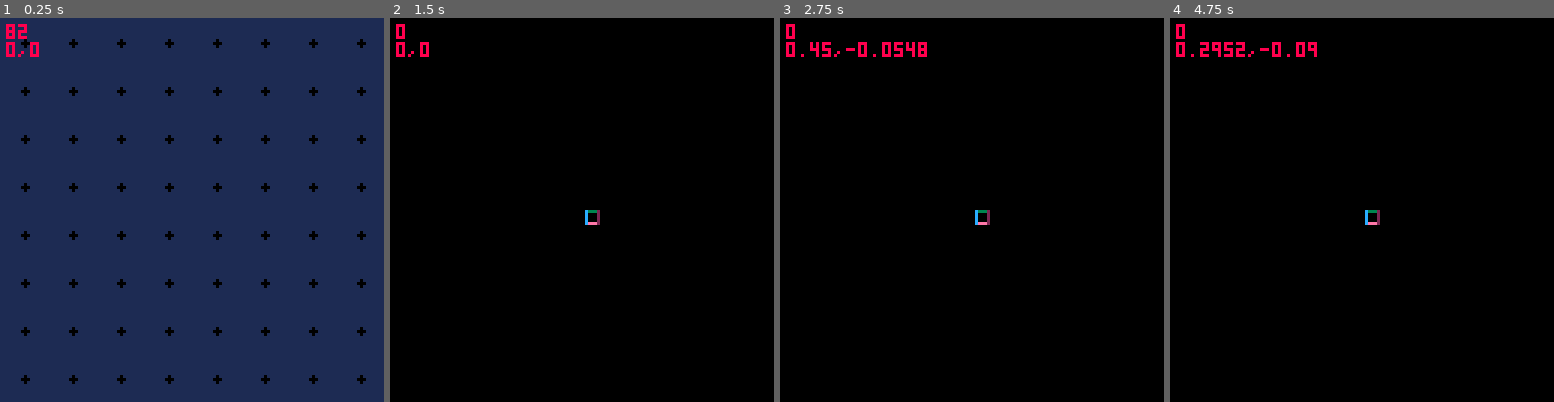
Above: before the commit, frames 1-4 (left to right).
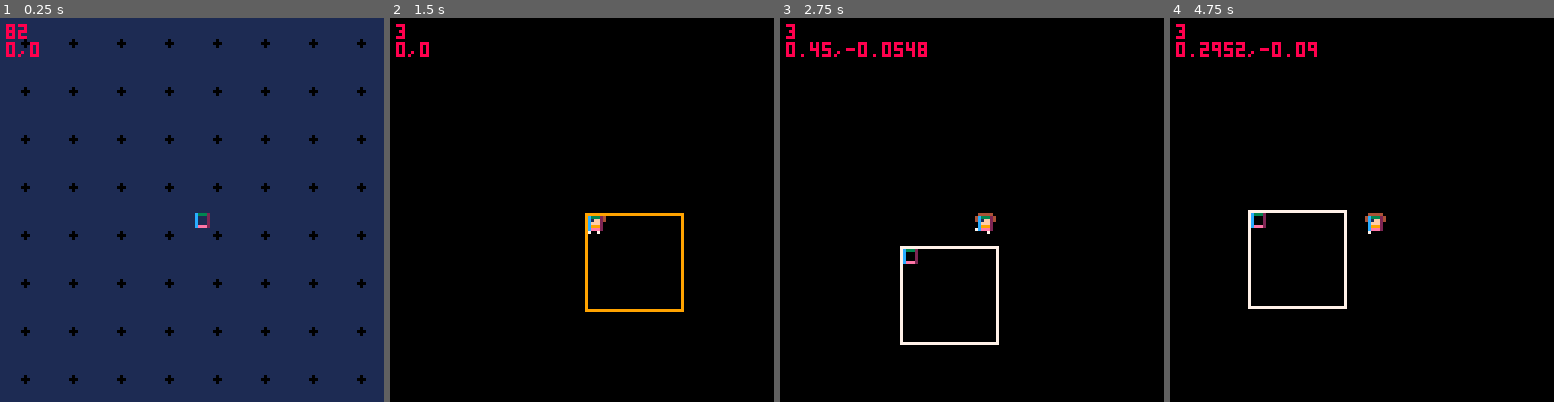
Above: after the commit, the same moments.

Repository: Zerk4112/cutemup
Game: PICO-8 cartridge cutemup.p8
Two runs of this game, one before a commit and one after it. Both use one fixed random seed, a clock stepped at 60 frames per second and the inputs below.
Inputs:
- Up to frame 1 (0.25 s): no input
- Up to frame 2 (1.5 s): tap X (X key) at 0.33, 1.07 s; tap O (Z key) at 0.7 s
- Up to frame 3 (2.75 s): hold Right 1.6-2.1 s; tap O (Z key) at 1.7, 2.1, 2.5 s; tap X (X key) at 1.85 s; hold Up 2.15-2.42 s; hold Right from 2.47 s (still down)
- Up to frame 4 (4.75 s): tap O (Z key) every 0.4 s from 2.9 to 4.5 s; tap X (X key) at 2.97, 4.08 s; release Right at 3.03 s; hold Left 3.08-3.58 s; hold Down 3.63-3.97 s; hold Right 4.02-4.68 s; hold Up from 4.73 s (still down)

The runs differ from the first frame. In frame 1, 0.1% of the frame differs, in the area x 50-55%, y 50-55%; in frame 2, 1.0%; in frame 3, 1.2%, in the area x 1-58%, y 2-86%; in frame 4, 1.2%.

Commit message:
Thing Finish Simple Animation Functions Stuff I created simple animation coroutines to display sprite tables List - Modicum of Effort - Defined a system to use tables containing sprite sheet index's to flip through. The speed of the animation is defined within the entity table, and the animation can be swapped out within update or behavior routines. Notes - This isn't fully finished, i suspect i'll need to update it as i work.

Diff:
--- a/cutemup.p8
+++ b/cutemup.p8
@@ -7,6 +7,7 @@
 -- game loop
 
 function _init()
+	mchunks = {}
 	printh('~~~~~~~~PROG INIT~~~~~~')
 	menuitem(1,"Toggle Player 2", function() local p2=players[2] p2.pos.x = players[1].pos.x p2.pos.y = players[1].pos.y p2.act=not p2.act end)
 	init_scenes()
@@ -36,21 +37,13 @@
 
 function _draw()
     cls()
+	manage_routines(aroutines)
 	if (current_scene~=nil and current_scene.draw~=nil) current_scene:draw()
-	manage_routines(aroutines)
-	if (_cls) cls(1)
+
 	print(#aroutines,camx+2,camy+2,8)
 	-- print(#players..' players: ')
 	print(players[1].mot.dx..","..players[1].mot.dy)
 
-	-- if (testent~=nil) print(costatus(testent.behavior))
-	-- if midx~=nil then
-	-- 	print("midx: "..midx.." - midy: "..midy)
-	-- 	print("camx: "..camx.." - camy: "..camy)
-	-- end
-	-- for p in all(players) do
-	-- 	print(p.pid..' - '..ceil(p.pos.x)..'/'..ceil(p.pos.y).."#"..p.mot.dx.."/"..p.mot.dy.." : "..tostr(p.act))
-	-- end
 end
 
 -->8
@@ -58,9 +51,19 @@
 
 function init_players()
 	players={}
+	prun = {210,211,212,213}
+	pstand = {207}
 	for i=0,1 do
-		local p = create_ent("웃", i)
-		p.coll_box = cmpnt_new_coll_box(1, 0, 4, 4, player_collide)
+		local p = create_ent(prun, i)
+		p.coll_box = cmpnt_new_coll_box(2, 2, 4, 4, player_collide)
+		p.logic = create_timer(function()
+			if p.mot.dx<-0.1 or p.mot.dy < -0.1 or p.mot.dx > 0.1 or p.mot.dy > 0.1 then
+				p.sprtab = prun
+			else
+				p.sprtab = pstand
+			end
+		end,1,true)
+		add(routines, p.logic)
 		add(players, p)
 	end
 end
@@ -135,7 +138,7 @@
 end
 
 function create_testent(_x,_y)
-	local p = create_ent("!", ents, {
+	local p = create_ent({207}, ents, {
 		x=_x, --x
 		y=_y, --y,
 		w=6,
@@ -250,12 +253,16 @@
 	-- ent.mot.dy*=(ent.mot.a)
 end
 
-function create_ent(_char, _pid, _pos, _mot, _coll_box)
+function create_ent(_sprtab, _pid, _pos, _mot, _coll_box,_pal)
 	local e={
 		pid=_pid or 2,
 		header="",
-		char=_char or "モ",
-		col=7,
+		sprtab=_sprtab or {240},
+		prev_tab = {},
+		animdelay = 5,
+		animwobble = false,
+		sprflip = false,
+		pal=_pal or {},
 		act=true,
 		pos = _pos or {
 			x=36, --x
@@ -275,7 +282,8 @@
 
 	}
 	e.mot.oa=e.mot.a
-
+	e.draw_rig = ent_drawing_rig(e)
+	add(aroutines, e.draw_rig)
 	add(entities, e)
 	return e
 end
@@ -482,9 +490,69 @@
 
 function yields(n) for i=1,n do yield() end end
 
-
 -->8
 -- entity functions
+function ent_drawing_rig(e)
+	local animi = 1
+	local animpos = true
+	e.prev_tab = e.sprtab
+	local rig = create_timer(function()
+		local gsp = function()
+			local newi = animi
+			local negchk = newi-1<1
+			local poschk = newi+1>#e.sprtab
+			if animpos then
+				if poschk then
+					if not e.animwobble then
+						newi=1
+					else
+						animpos = false
+						if (not negchk) newi-=1
+					end
+				else
+					newi += 1
+				end
+
+			else
+				if negchk then
+					animpos=true
+					if (not poschk) newi+=1
+				else
+					newi -=1
+				end
+			end
+			animi=newi
+		end
+		gsp()
+
+		if (e.act) draw_entity(e,animi)
+
+		if (e.prev_tab ~= e.sprtab) animi=1 animpos=true
+
+	end,1,true)
+	return rig
+end
+
+function draw_entity(e,i)
+	local ds = function()
+		spr(e.sprtab[i],e.pos.x, e.pos.y,1,1, e.sprflip)
+	end
+	if e.mot.dx<-0.01 then
+		e.sprflip = true
+	elseif e.mot.dx>0.01 then
+		e.sprflip=false
+	end
+	if e.animdelay > 0 then
+		for d=1, e.animdelay do
+			ds()
+			yield()
+			if (e.sprtab ~= e.prev_tab) i=1
+			ds()
+		end
+	else
+		ds()
+	end
+end
 
 function move_entity(p)
 	p.context_show=false
@@ -627,26 +695,86 @@
 
 -->8
 -- stage1 functions
+function init_mapper()
+	ments = {}
+	local main = {
+
+		pos = {
+			x = camx+64,
+			y = camy+64,
+		},
+		w=4,
+		h=4,
+		id=1,
+		color = 7,
+
+		coll_check = function(s)
+			-- printh('checking mapper collision')
+			for p in all(players) do
+				if p.act then
+					-- printh('player is acting')
+					-- printh(simple_coll_check(p.coll_box, s.coll_box))
+					if simple_coll_check(p.coll_box, s.coll_box) then
+						s.coll_box:coll_callback(s)
+						-- printh('mapper is touching player')
+					else
+						s.color = 7
+					end
+				end
+			end
+		end
+	}
+	main.coll_box = cmpnt_new_coll_box(0, 0, 4*8, 4*8, function()
+		main.color=9
+		-- printh('set color to 9')
+	end)
+	local helper = {
+		pos = {
+			x = camx+64,
+			y = camy+64,
+		},
+		w=1,
+		h=1,
+		id=2
+	}
+
+	add(ments, main)
+	mdraw = create_timer(draw_stage_map,1,true)
+	mupdate = create_timer(update_stage_map,1,true)
+	add(aroutines, mdraw)
+	add(routines, mupdate)
+end
+
+function update_stage_map()
+	for m in all(ments) do
+		sys_ent__update_coll(m)
+		m:coll_check()
+	end
+end
+
+function draw_stage_map()
+	for m in all(ments) do
+		rect(m.pos.x, m.pos.y, m.pos.x+(m.w*8),m.pos.y+(m.h*8), m.color)
+		-- sys_ent__draw_coll(m.coll_box)
+	end
+end
 
 function init_stage1()
+	mchunks = {}
 	music(0)
 	for i=1, max_ents do
 		create_testent(rnd(128), rnd(128))
 	end
+	init_players()
 	players[2].act=false
+	init_mapper()
 end
 
 function draw_stage1()
 	map(0,0,0,0,32,32)
 	circfill(127,127,3,3)
-	-- foreach(players, function(p)
-	-- 	if (p.act) print(p.header..p.char,p.pos.x,p.pos.y, p.col)
-	-- end)
 	for i, p in pairs(entities) do
-		if p.act then
-			-- print(p.header..p.char,p.pos.x,p.pos.y, p.col)
-			sys_ent__draw_coll(p)
-		end
+		if (p.act)sys_ent__draw_coll(p.coll_box)
 	end
 end
 
@@ -676,8 +804,8 @@
 		midx=(p1.pos.x-64)
 		midy=(p1.pos.y-64)
 	elseif p1.act and p2.act then
-		midx = p1x+(cos(pa)*pd/2)-60
-		midy = p1y+(sin(pa)*pd/2)-60
+		midx = p1x+(cos(pa)*pd/2)-62.5
+		midy = p1y+(sin(pa)*pd/2)-62.5
 	else
 		camera()
 	end
@@ -769,6 +897,15 @@
 	coll_box.cx_l<=x) and
 	(coll_box.cy_b>=y and
 	coll_box.cy_t<=y)
+end
+
+function simple_coll_check(cb1, cb2)
+	local touching = (cb1.cx_r>=cb2.cx_l and
+	cb1.cx_l<=cb2.cx_r) and
+	(cb1.cy_b>=cb2.cy_t and
+	cb1.cy_t<=cb2.cy_b)
+	-- printh('simple_coll_check: '..tostr(touching))
+	return touching
 end
 
 function sys_ent__coll_check(e)
@@ -793,17 +930,17 @@
     return collide
 end
 
-function sys_ent__draw_coll(e)
+function sys_ent__draw_coll(coll_box)
     -- top
-    line(e.coll_box.cx_l,e.coll_box.cy_t,e.coll_box.cx_r,e.coll_box.cy_t,3)
+    line(coll_box.cx_l,coll_box.cy_t,coll_box.cx_r,coll_box.cy_t,3)
     --bottom
-    line(e.coll_box.cx_l,e.coll_box.cy_b,e.coll_box.cx_r,e.coll_box.cy_b,14)
+    line(coll_box.cx_l,coll_box.cy_b,coll_box.cx_r,coll_box.cy_b,14)
 
     --left
-    line(e.coll_box.cx_l,e.coll_box.cy_t,e.coll_box.cx_l,e.coll_box.cy_b,12)
+    line(coll_box.cx_l,coll_box.cy_t,coll_box.cx_l,coll_box.cy_b,12)
 
     --right
-    line(e.coll_box.cx_r,e.coll_box.cy_t,e.coll_box.cx_r,e.coll_box.cy_b,2)
+    line(coll_box.cx_r,coll_box.cy_t,coll_box.cx_r,coll_box.cy_b,2)
 
 end
 
@@ -1220,5 +1357,5 @@
 
 
 __gff__
-0000000000000000000000000000000000000000000000000101010000000000000001000000000000000000000000000000000000000100000000000000000000000000000000000000000000000000000000000000000001010100000000000000010000000000000000000000000000000000000000000000000000000000
-0000000000000000000000000000000000000000000000000000000000000000000000000000000000000000000000000000000000000000000000000000000000000000000000000000000000000000000000000000000000000000000000000000000000000000000000000000000000000000000000000000000000000000
+0000000000000000000000000000000000000000000000000101010000000000000001000000000000000000000000000000000000000100000000000000000000000000000000000000000000000000000000000000000000000000000000000000010000000000000000000000000000000000010101000000000000000000
+0000000000000000000000000000000000000000000000000000000000000000000001000000000000000000000000000000000001010100000000000000000000000000000000000000000000000000000000000000000000000000000000000000000000000000000000000000000000000000000000000000000000000000
Not shown, changed: 63 lines of the sprite sheet (__gfx__) section of cutemup.p8
